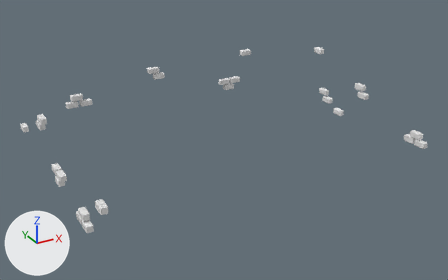
The OBJ model OpenGL_Framework/OpenGL_Framework/Assets/Models/basicBricks.obj, before and after one commit.
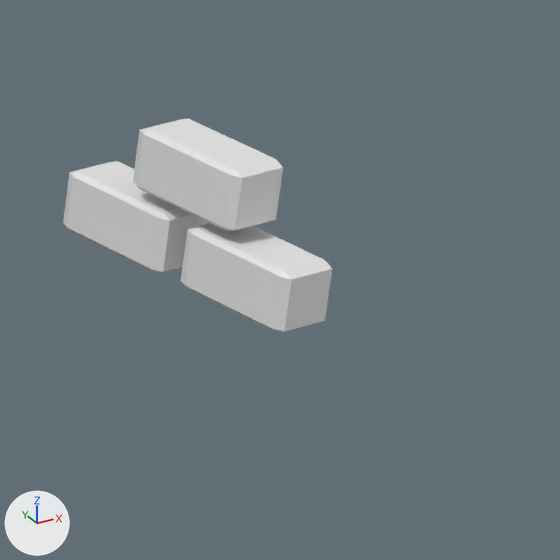
Old and new are each drawn whole from a 50 mm camera at (-44.9, -72.5, 52.6) aimed at (-0.4, 8.4, 12.2) and again close up on the part from 89% to 100% of the width and 43% to 61% of the height. Arrows for +X, +Y and +Z are at lower left; the lights stay in place. Where no turn or scale is listed for an object, it has been applied to the vertices.

Before the edit, the objects in view are built like this:
```python
me_basicbricks = bpy.data.meshes.new('basicBricks')
me_basicbricks.from_pydata(...)  # 672 vertices, 1232 faces; spans x -28.0..28.3, y -13.2..32.3, z 9.3..20.6
ob_basicbricks = bpy.data.objects.new('basicBricks', me_basicbricks)
ob_basicbricks.location = (0.0, 0.0, 0.0)
```
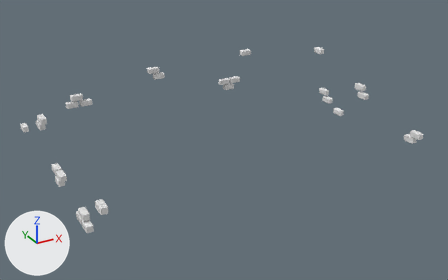
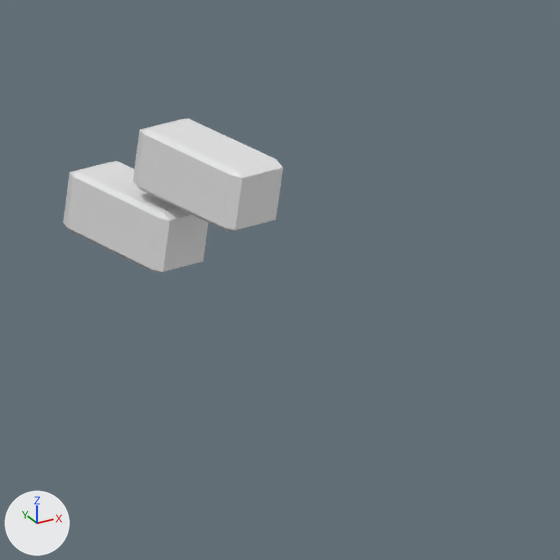
Changed parts and their boxes (x1, y1, x2, y2) in the close-ups (560 x 560 px):
'basicBricks', reshaped: before (63, 118, 332, 332); after (63, 118, 283, 273)
part 1 of me_basicbricks, deleted: before (181, 223, 332, 332)

The change, as a list of edits to the scene's bpy script:
```text
Change me_basicbricks:
    where me_basicbricks.from_pydata(...)  # 672 vertices, 1232 faces; spans x -28.0..28.3, y -13.2..32.3, z 9.3..20.6
    used by ob_basicbricks; location = (0.0, 0.0, 0.0)
    me_basicbricks part 1: the loose piece of 24 vertices spanning x 27.3..28.3, y -7.8..-5.8, z 10.8..11.8 is deleted
```
